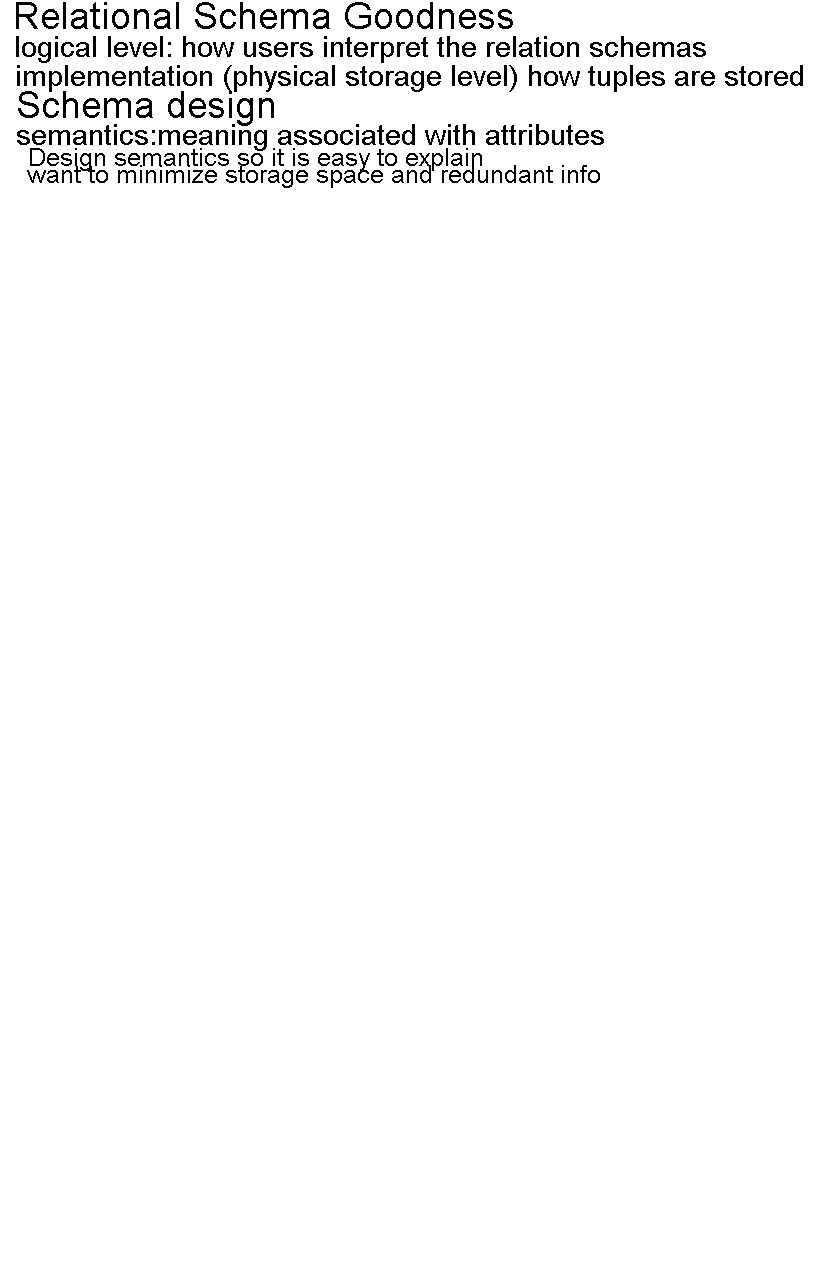
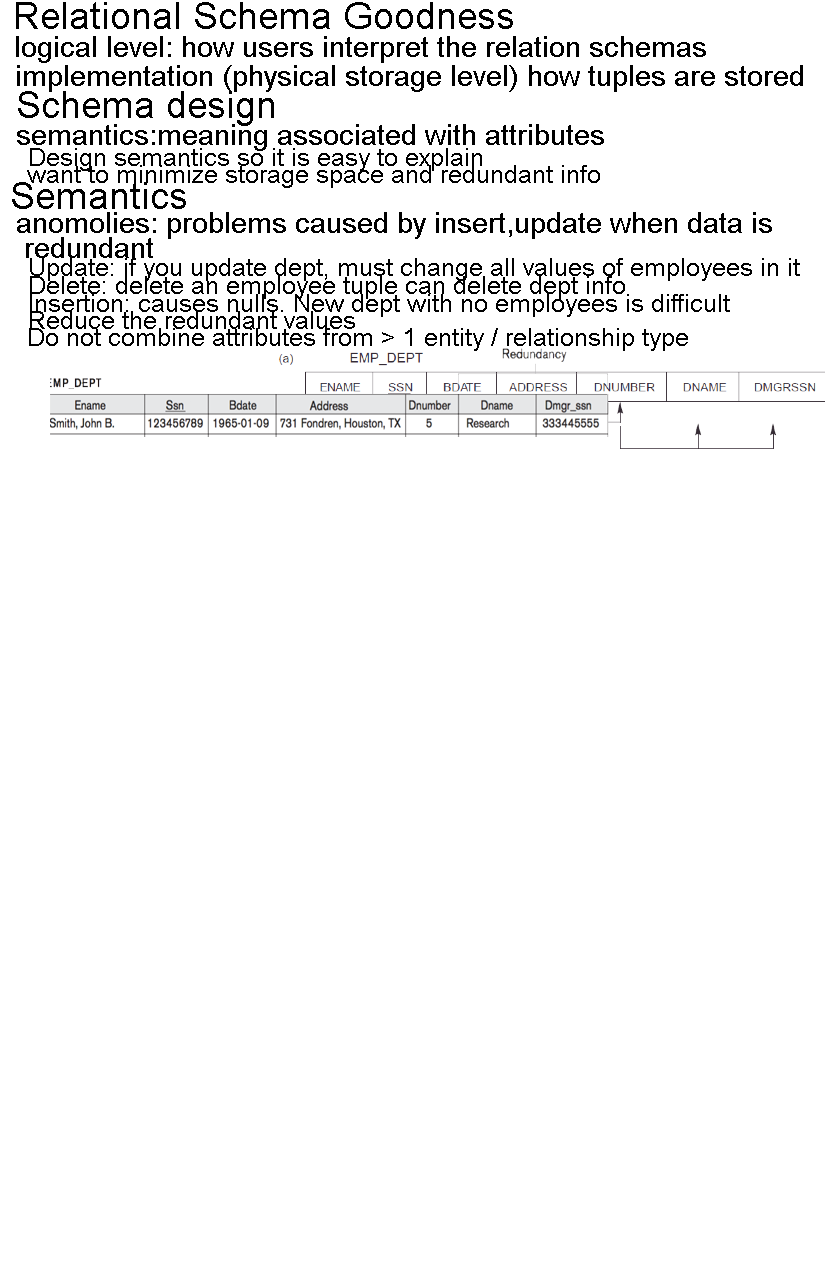
Layered file, before and after one edit (825x1275). Changes by layer:
added group "Semantics" (1st of 2) with 17 layers above "Performance" over (12, 182, 825, 449)
added group "heading" (3rd of 4, in "Semantics") with 1 layers in group "Semantics" over (12, 182, 186, 209)
added group "body" (3rd of 4, in "Semantics") with 14 layers in group "Semantics" over (17, 212, 825, 449)
added group "vocab" (3rd of 4, in "Semantics" › "body") with 2 layers in group "body" over (17, 212, 772, 258)
added group "term" (3rd of 4, in "Semantics" › "body" › "vocab") with 1 layers in group "vocab" over (17, 212, 772, 258)
added layer "anomolies: problems caused by insert,update when data is redu" in group "term" over (17, 212, 772, 258)
added group "key points" (2nd of 3, in "Semantics" › "body") with 5 layers in group "body" over (29, 258, 800, 351)
added layer "Update: if you update dept, must change all values of employees" in group "key points" over (30, 258, 800, 281)
added layer "Delete: delete an employee tuple can delete dept info" in group "key points" over (30, 276, 625, 299)
added layer "Insertion: causes nulls. New dept with no employees is difficul" in group "key points" over (30, 294, 730, 317)
added layer "Reduce the redundant values" in group "key points" over (30, 311, 355, 329)
added layer "Do not combine attributes from > 1 entity / relationship type" in group "key points" over (29, 328, 688, 351)
added group "examples" with 4 layers in group "body" over (50, 321, 825, 449)
added group "image" (1st of 2, in "Semantics" › "body" › "examples") with 1 layers in group "examples" over (50, 348, 609, 437)
added layer "Layer 3" in group "image" over (50, 348, 609, 437)
added group "image" (2nd of 2, in "Semantics" › "body" › "examples") with 1 layers in group "examples" over (270, 321, 825, 449)
added layer "Layer 2" in group "image" over (270, 321, 825, 449)
…and 5 more changes (5 added)
